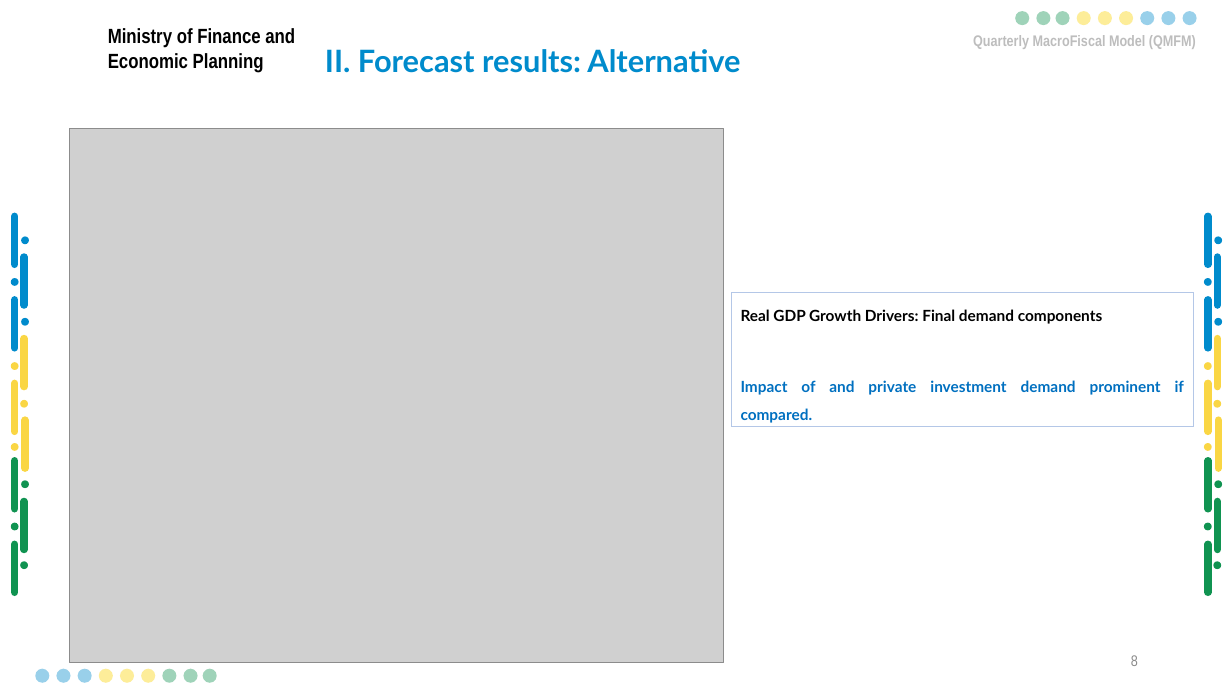
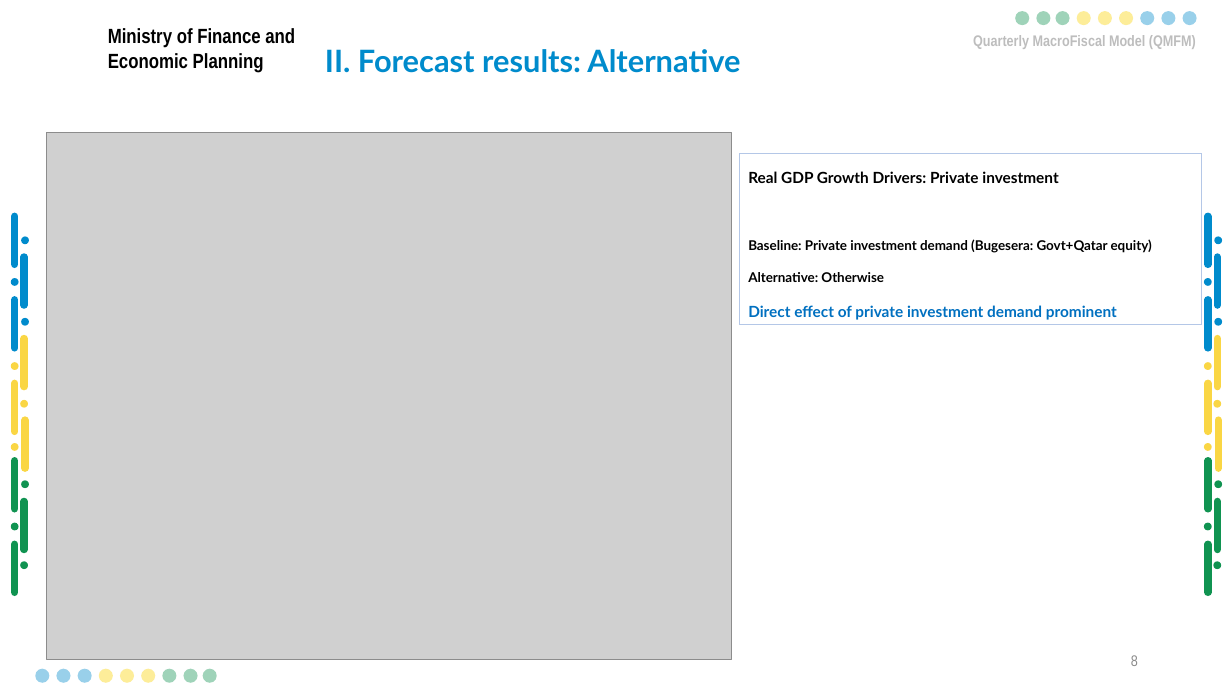
Before and after one commit to Karenzo2150/QMFM, a slide deck: slide 9 of docs/Presentations & BriefNotes/2025/September-round/QMFM Sept 2024 round Summary Outlook Presentation-LK March2ak-EvMRev - Copy.pptx. Drawn at 1232x693 pixels with LibreOffice and Linux fonts; fonts in the diff are those of the drawing; grey boxes stand for pictures; background and template pictures are left out. Boxes give left, top, right and bottom in pixels: in the first picture for what was removed or moved away, otherwise in the second. Text is boxed around its words. In the diff, an @@ line names an element or a change of style, - is before the commit and + after.

Commit message:
Updated forecast presentation

```diff
--- a/docs/Presentations & BriefNotes/2025/September-round/QMFM Sept 2024 round Summary Outlook Presentation-LK March2ak-EvMRev - Copy.pptx
+++ b/docs/Presentations & BriefNotes/2025/September-round/QMFM Sept 2024 round Summary Outlook Presentation-LK March2ak-EvMRev - Copy.pptx
@@ picture resized from (x1=69, y1=128, x2=724, y2=664) to (x1=46, y1=133, x2=732, y2=659) @@
@@ rectangle "Real GDP Growth Drivers: Private ..." resized from (x1=732, y1=293, x2=1194, y2=427) to (x1=739, y1=154, x2=1202, y2=324) @@
@@ text in rectangle at (x1=748, y1=171, x2=1152, y2=320): text changed; text colour #0070C0 to #000000 @@
-  Real GDP Growth Drivers: Final demand components
-  Impact of and private investment demand prominent if compared.
+  Real GDP Growth Drivers: Private investment
+  Baseline: Private investment demand (Bugesera: Govt+Qatar equity)
+  Alternative: Otherwise
+  Direct effect of private investment demand prominent
```
Also in this commit, not shown: 7 other slides changed, 1 slide added, 18 slides removed, 1 other file.
